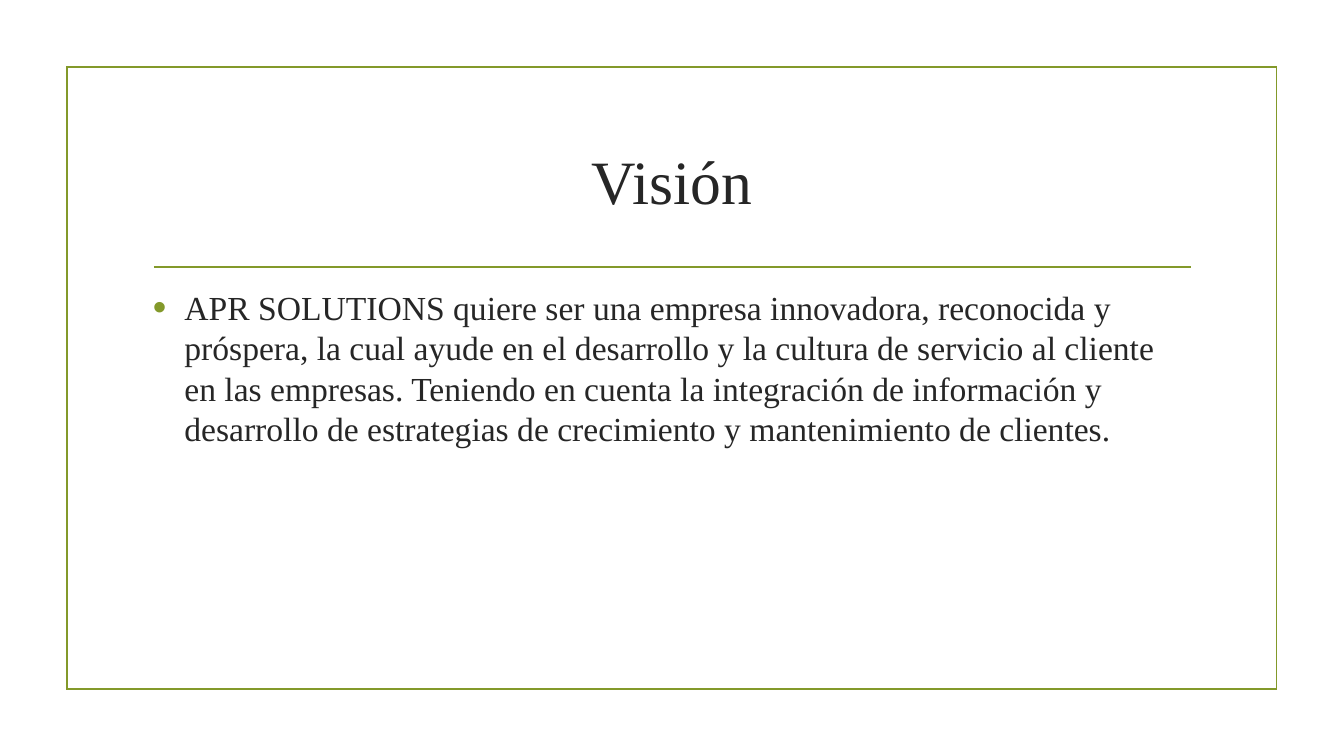
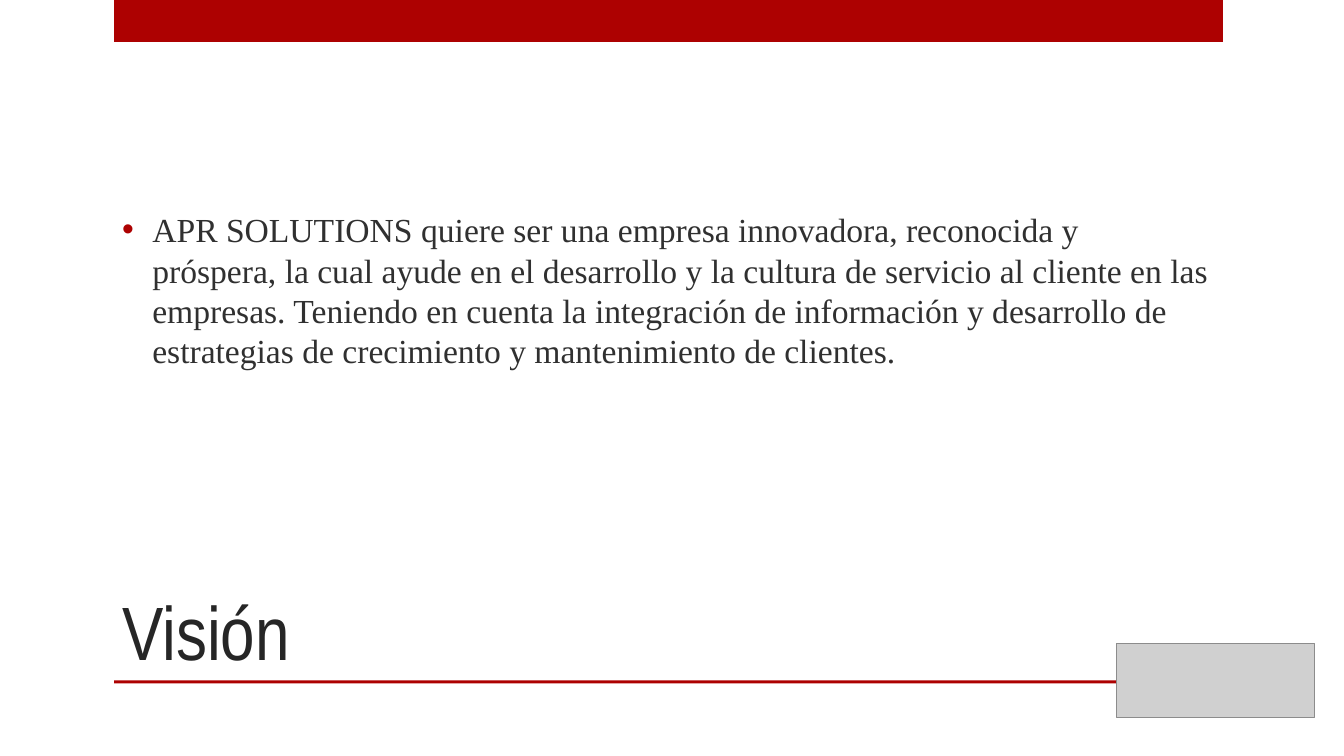
Before and after one commit to Manny2296/AE-APRSOLUTIONSS, a slide deck: slide 4 of co.AE_APRSOLUTIONSS/Presentation/APR Solutionss presentacion.pptx. Drawn at 1344x756 pixels with LibreOffice and Linux fonts; fonts in the diff are those of the drawing; grey boxes stand for pictures; background and template pictures are left out. Boxes give left, top, right and bottom in pixels: in the first picture for what was removed or moved away, otherwise in the second. Text is boxed around its words. In the diff, an @@ line names an element or a change of style, - is before the commit and + after.

```diff
--- a/co.AE_APRSOLUTIONSS/Presentation/APR Solutionss presentacion.pptx
+++ b/co.AE_APRSOLUTIONSS/Presentation/APR Solutionss presentacion.pptx
@@ rectangle added at (114,0,1223,42), fill #AD0101 @@
@@ rectangle removed at (67,68,1276,690) @@
@@ text "APR SOLUTIONS quiere ser una ...": place and size @@
-text "APR SOLUTIONS quiere ser una ..." at (184,296,1153,448)
+text "APR SOLUTIONS quiere ser una ..." at (152,218,1207,370)
@@ text "APR SOLUTIONS quiere ser una ..." at (152,218,1207,370): text colour #262626 to #303030; indent changed; less space between paragraphs; bullet colour #83992A to #AD0101; vertical alignment top to middle @@
@@ line removed from (154, 267) to (1191, 267) @@
@@ title "Visión": place and size @@
-title "Visión" at (592,161,752,205)
+title "Visión" at (122,604,290,661)
@@ title "Visión" at (122,604,290,661): size 44 to 54 pt, font Times New Roman to Arial Narrow; alignment centre to left; vertical alignment middle to bottom @@
@@ picture added at (1117,643,1315,718) @@
@@ rectangle added at (114,681,1223,684), fill #AD0101 @@
```
Also in this commit, not shown: 15 other slides changed, 2 slides added, 3 slides removed, 1 other file.
